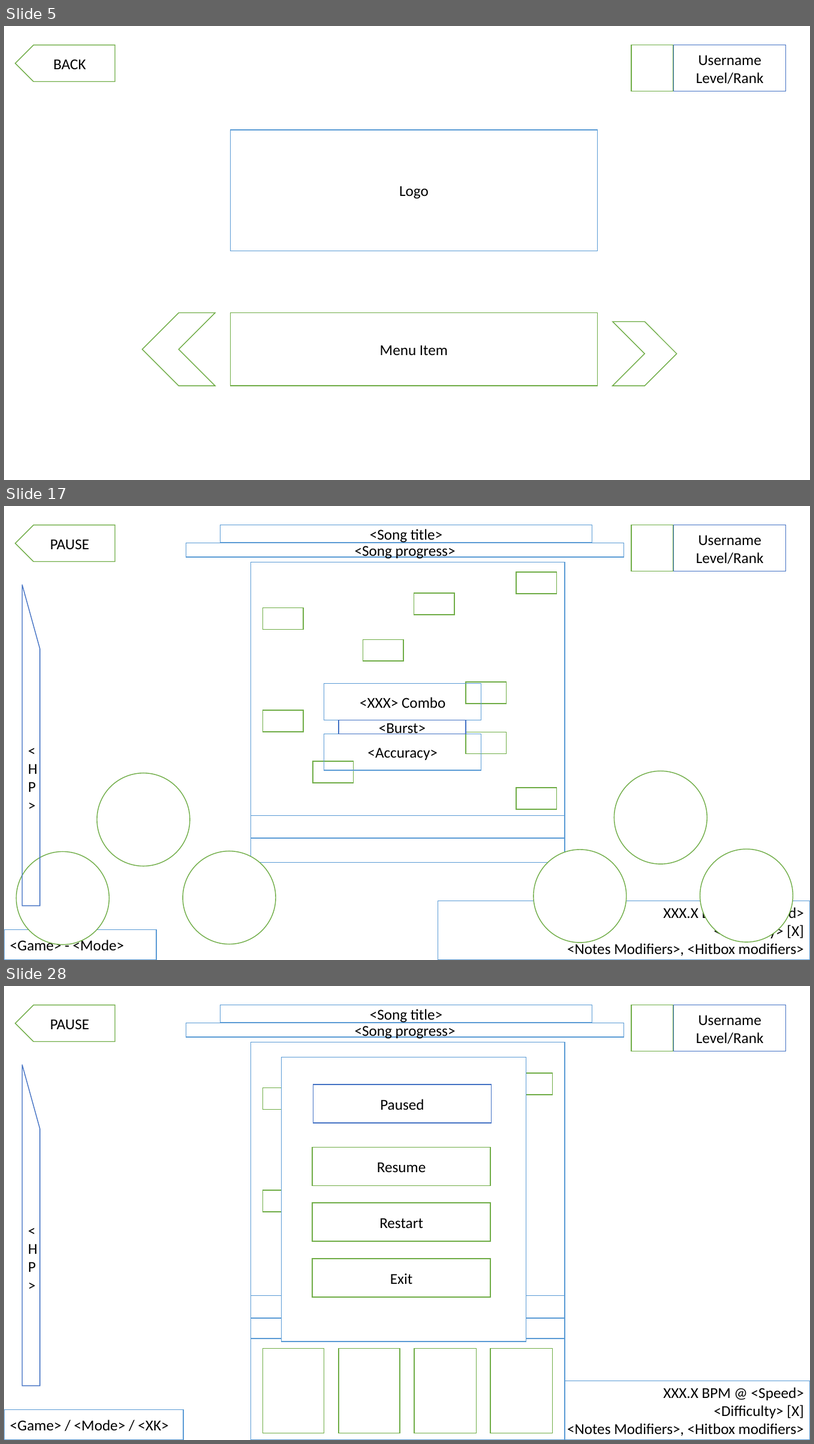
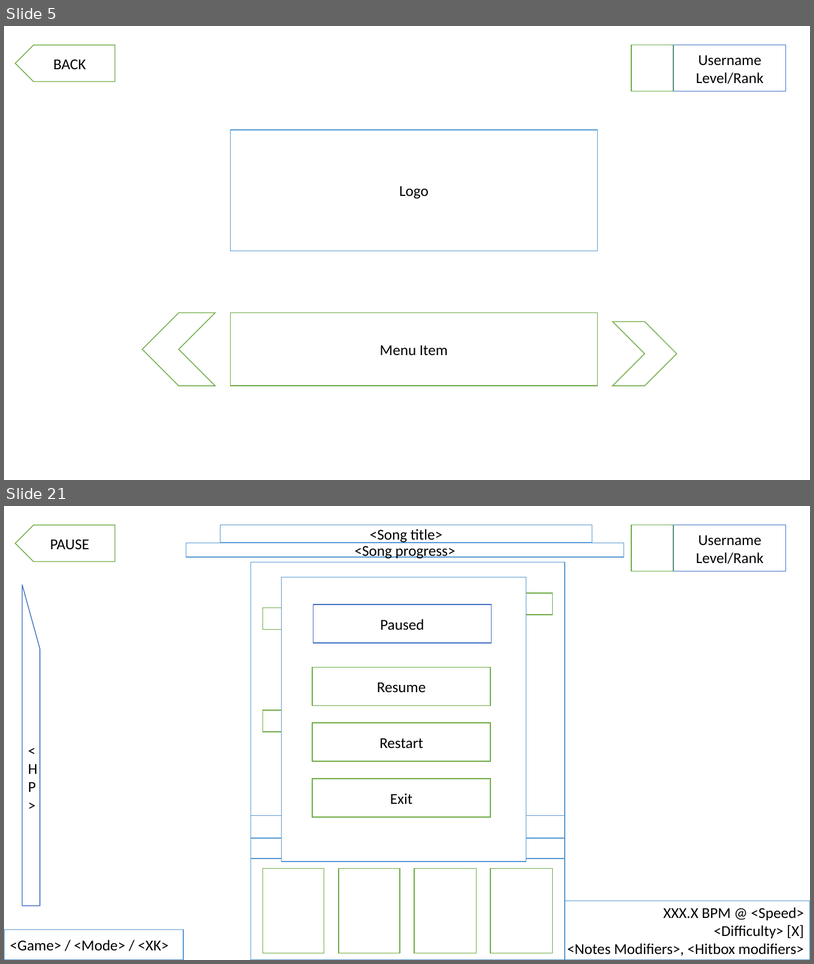
Before and after one commit to OliverMontor/beats2, a slide deck: beats2/Docs/Beats2 - Design Spec.pptx. Shown one above the other, each under a label of ours: slides 5, 17 and 28 before the commit, slides 5 and 21 after it; the slides between them are not shown. The pictures are 814x1444 and 814x964 pixels, drawn with LibreOffice and Linux fonts; fonts in the diff are those of the drawing. Boxes give left, top, right and bottom in pixels: in the first picture for what was removed or moved away, otherwise in the second. Text is boxed around its words. In the diff, an @@ line names an element or a change of style, - is before the commit and + after.

```diff
--- a/beats2/Docs/Beats2 - Design Spec.pptx
+++ b/beats2/Docs/Beats2 - Design Spec.pptx
@@ slide 17 removed at (4,506,810,960), background #FFFFFF @@
@@ pentagon arrow removed at (15,525,116,561) @@
-PAUSE
@@ rectangle removed at (221,525,593,542) @@
-<Song title>
@@ rectangle removed at (632,525,674,571) @@
@@ rectangle removed at (674,525,787,571) @@
-Username
-Level/Rank
@@ rectangle removed at (186,543,624,557) @@
-<Song progress>
@@ rectangle removed at (251,562,566,862) @@
@@ rectangle removed at (516,572,557,594) @@
@@ flow chart manual input removed at (22,585,39,906) @@
-<HP>
@@ rectangle removed at (414,593,455,615) @@
@@ rectangle removed at (263,607,303,630) @@
@@ rectangle removed at (363,639,404,661) @@
@@ rectangle removed at (324,683,482,720) @@
-<XXX> Combo
@@ rectangle removed at (466,682,507,704) @@
@@ rectangle removed at (263,710,303,732) @@
@@ rectangle removed at (339,720,466,734) @@
-<Burst>
@@ rectangle removed at (324,733,482,770) @@
-<Accuracy>
@@ rectangle removed at (466,732,507,753) @@
@@ ellipse removed at (97,773,191,866) @@
@@ rectangle removed at (313,761,354,783) @@
@@ ellipse removed at (614,771,708,864) @@
@@ rectangle removed at (516,787,557,809) @@
@@ rectangle removed at (251,816,566,838) @@
@@ ellipse removed at (16,852,109,945) @@
@@ ellipse removed at (183,851,276,944) @@
@@ ellipse removed at (534,850,627,943) @@
@@ ellipse removed at (700,849,794,942) @@
@@ rectangle removed at (438,900,810,959) @@
-XXX.X BPM @ <Speed>
-<Difficulty> [X]
-<Notes Modifiers>, <Hitbox modifiers>
@@ rectangle removed at (4,930,156,960) @@
-<Game> - <Mode>
@@ what was slide 28 is now slide 21 @@
```
Also in this commit, not shown: 18 slides changed, 5 other slides removed, 7 other files.
